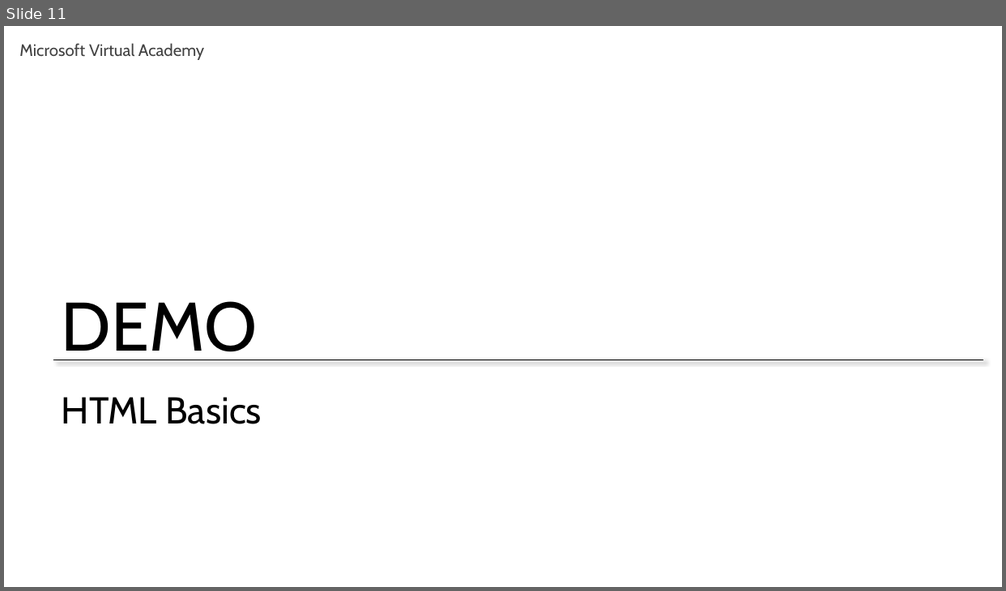
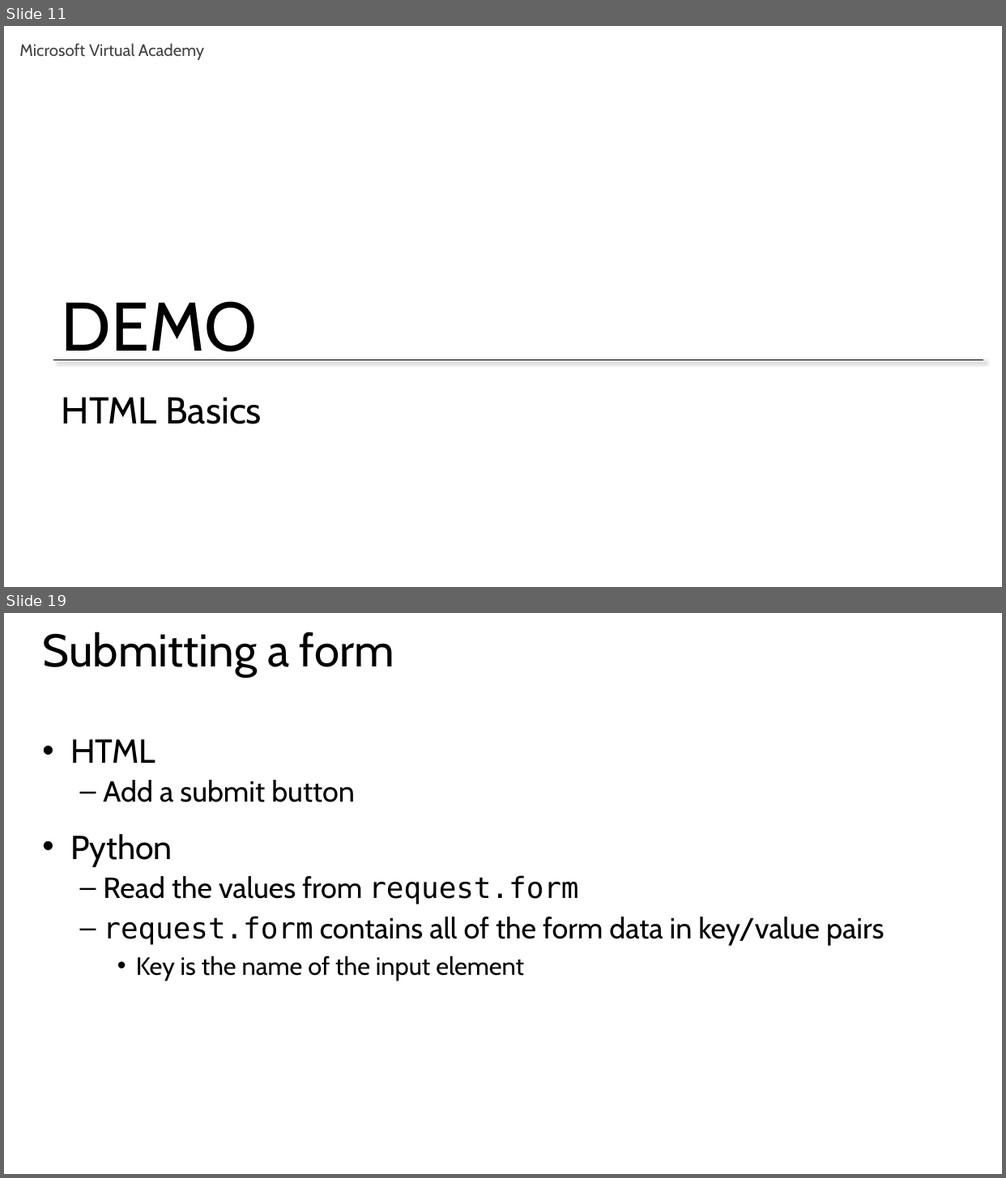
Before and after one commit to GeekTrainer/Flask, a slide deck: Slides/Module 3 - Creating an interface.pptx. Shown one above the other, each under a label of ours: slide 11 before the commit, slides 11 and 19 after it; the slides between them are not shown. The pictures are 1006x591 and 1006x1178 pixels, drawn with LibreOffice and Linux fonts; fonts in the diff are those of the drawing. Boxes give left, top, right and bottom in pixels: in the first picture for what was removed or moved away, otherwise in the second. Text is boxed around its words. In the diff, an @@ line names an element or a change of style, - is before the commit and + after.

```diff
--- a/Slides/Module 3 - Creating an interface.pptx
+++ b/Slides/Module 3 - Creating an interface.pptx
@@ slide 19 added at [4, 613, 1002, 1174], background #FFFFFF @@
@@ title added at [43, 632, 394, 677], 44 pt, text #000000 @@
+Submitting a form
@@ text added at [70, 739, 884, 981], 28 pt, text #000000 @@
+• HTML
+  – Add a submit button
+• Python
+  – Read the values from request.form
+  – request.form contains all of the form data in key/value pairs
+    • Key is the name of the input element
```
Also in this commit, not shown: 1 slide changed, 19 other slides added.
